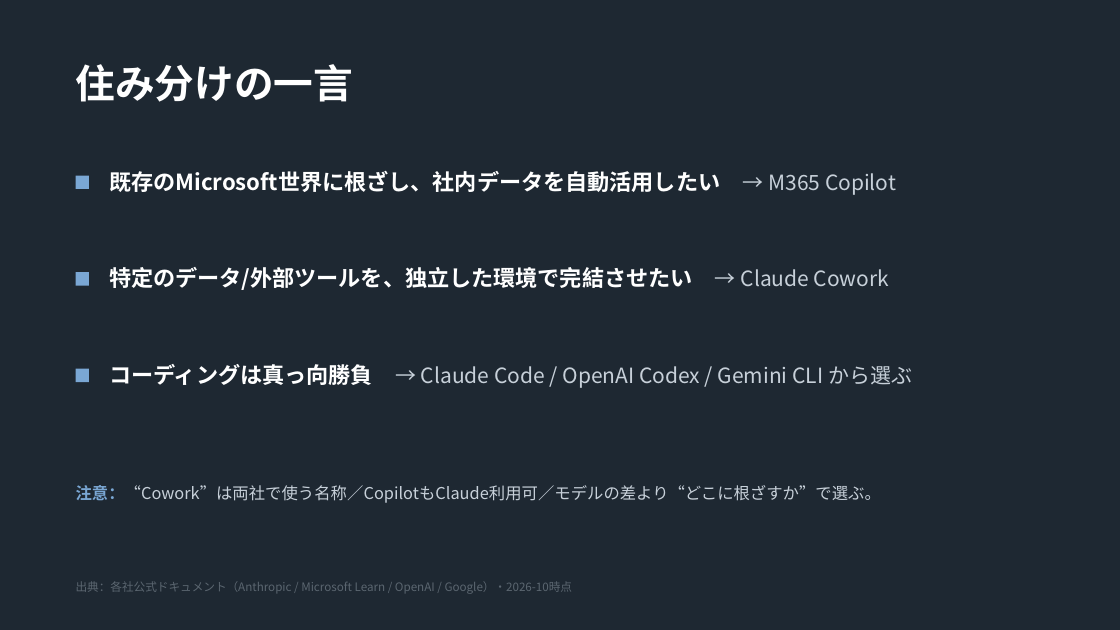
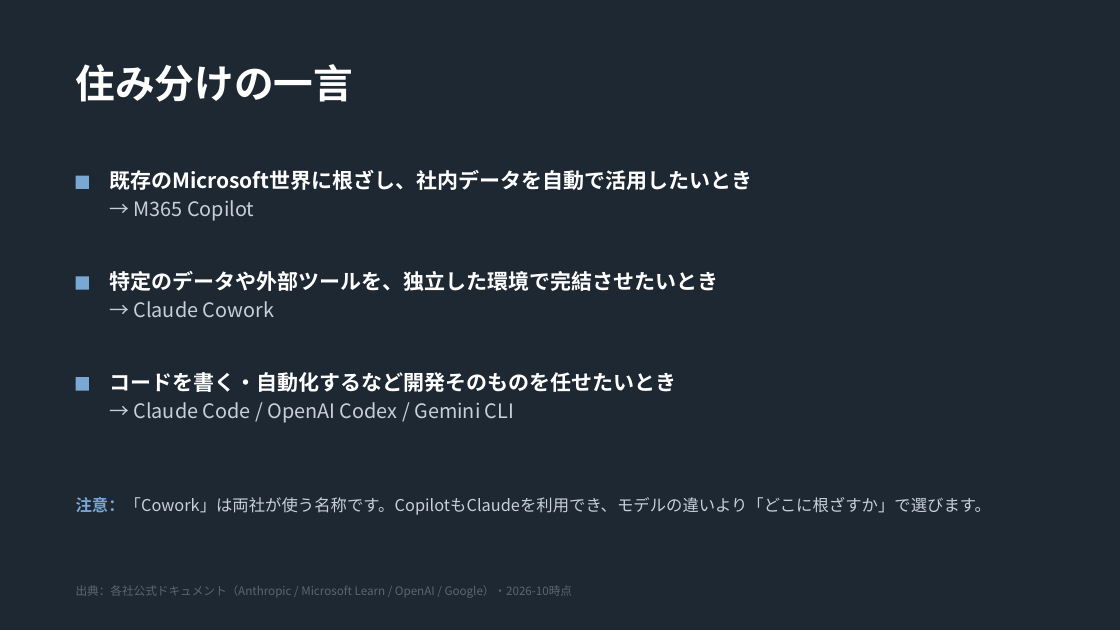
Before and after one commit to ctc-itkr/claude-hands-on, a slide deck: slide 6 of docs/03_参考資料/Copilot_Cowork_競合比較.pptx. Drawn at 1120x630 pixels with LibreOffice and Linux fonts; fonts in the diff are those of the drawing. Boxes give left, top, right and bottom in pixels: in the first picture for what was removed or moved away, otherwise in the second. Text is boxed around its words. In the diff, an @@ line names an element or a change of style, - is before the commit and + after.

```diff
--- a/docs/03_参考資料/Copilot_Cowork_競合比較.pptx
+++ b/docs/03_参考資料/Copilot_Cowork_競合比較.pptx
@@ text at <box>109,170,752,221</box>: text changed; size 19 to 18 pt @@
-既存のMicrosoft世界に根ざし、社内データを自動活用したい → M365 Copilot
+既存のMicrosoft世界に根ざし、社内データを自動で活用したいとき
+→ M365 Copilot
@@ rectangle: place and size @@
-rectangle at <box>76,272,89,286</box>
+rectangle at <box>76,276,89,290</box>
@@ text at <box>109,271,718,317</box>: text changed; size 19 to 18 pt @@
-特定のデータ/外部ツールを、独立した環境で完結させたい → Claude Cowork
+特定のデータや外部ツールを、独立した環境で完結させたいとき
+→ Claude Cowork
@@ rectangle: place and size @@
-rectangle at <box>76,369,89,382</box>
+rectangle at <box>76,377,89,391</box>
@@ text at <box>109,372,676,423</box>: text changed; size 18 to 17 pt @@
-コーディングは真っ向勝負 → Claude Code / OpenAI Codex / Gemini CLI から選ぶ
+コードを書く・自動化するなど開発そのものを任せたいとき
+→ Claude Code / OpenAI Codex / Gemini CLI
@@ text at <box>76,497,991,515</box>: text changed @@
-注意：“Cowork”は両社で使う名称／CopilotもClaude利用可／モデルの差より“どこに根ざすか”で選ぶ。
+注意：「Cowork」は両社が使う名称です。CopilotもClaudeを利用でき、モデルの違いより「どこに根ざすか」で選びます。
@@ text "出典：各社公式ドキュメント（Anthropic / Microsoft Learn / ...": place and size @@
-text "出典：各社公式ドキュメント（Anthropic / Microsoft Learn / ..." at <box>76,581,573,594</box>
+text "出典：各社公式ドキュメント（Anthropic / Microsoft Learn / ..." at <box>76,585,573,598</box>
```
Also in this commit, not shown: 4 other slides changed.
